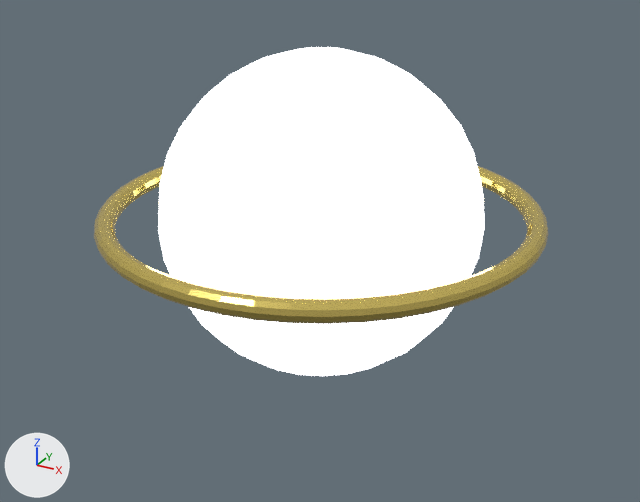
What one commit did to the glTF model models/generated_model.glb.
Camera for both pictures: a 50 mm lens placed at (1.6, -2.92, 2.14), pointed at (0.02, -0.04, 0.7). The axes (+X, +Y, +Z) are drawn at lower left. The lights are the same throughout. The picture after the commit comes second. Vertices at exactly the same position are counted once.
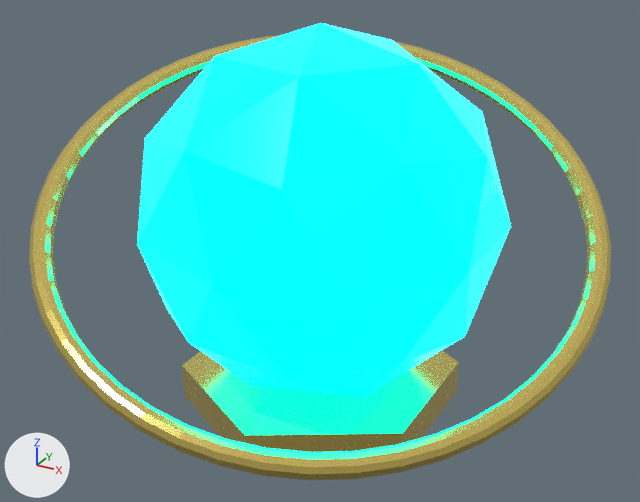
Commit message: Add orbital ring to radiant crystal procedural model

Edits to the bpy script that builds the scene:
```text
Change mat_proceduralmaterial:
    mat_proceduralmaterial.base_color: (0.95, 0.95, 1.0) -> (0.0, 0.85, 1.0)  # white #f9f9ff -> cyan #00edff
    mat_proceduralmaterial.emission_color: (0.95, 0.95, 1.0) -> (0.0, 0.85, 1.0)  # white #f9f9ff -> cyan #00edff
Change me_sphere:
    used by ob_sphere; location = (0.0, 0.0, 0.85)
    remove me_sphere.from_pydata(...)  # 362 vertices, 720 faces; spans x -0.65..0.65, y -0.65..0.65, z -0.65..0.65
    add me_sphere.from_pydata(...)  # 42 vertices, 80 faces; spans x -0.713..0.713, y -0.75..0.75, z -0.75..0.75
    me_sphere part 1: 362 vertices removed from x -0.65..0.65, y -0.65..0.65, z -0.65..0.65; 42 vertices added at x -0.713..0.713, y -0.75..0.75, z -0.75..0.75, forming an icosphere of 80 faces
Change me_torus:
    used by ob_torus; location = (0.0, 0.0, 0.85)
    remove me_torus.from_pydata(...)  # 576 vertices, 1152 faces; spans x -0.89..0.89, y -0.89..0.89, z -0.04..0.04
    add me_torus.from_pydata(...)  # 576 vertices, 1152 faces; spans x -1.14..1.14, y -1.14..1.14, z -0.05..0.05
    me_torus part 2: the whole mesh is scaled about its middle by (1.29, 1.29, 1.13)
Add me_cylinder:
    me_cylinder.from_pydata(...)  # a 6-sided cylinder along z spanning x -0.52..0.52, y -0.6..0.6, z -0.075..0.075
    me_cylinder.materials.append(mat_accentgold)  # yellow #f9e17c
Change ob_torus:
    ob_torus.rotation_euler: (0.0, 0.0, 0.0) -> (0.4, 0.25, 0.0)  # degrees (0, 0, 0) -> degrees (23, 14, 0)
Add ob_cylinder:
    ob_cylinder = bpy.data.objects.new('Cylinder', me_cylinder)
    ob_cylinder.location = (0.0, 0.0, 0.075)
```

What differs and where, as boxes [x1, y1, x2, y2] in the pictures (640 x 502 px):
'Sphere', recoloured, reshaped (14% wider, 14% taller): before [158, 47, 485, 376]; after [137, 23, 511, 397]
'Torus', mesh rescaled, turned: before [94, 166, 548, 324]; after [29, 35, 611, 481]
'Cylinder', added: after [182, 351, 459, 452]
